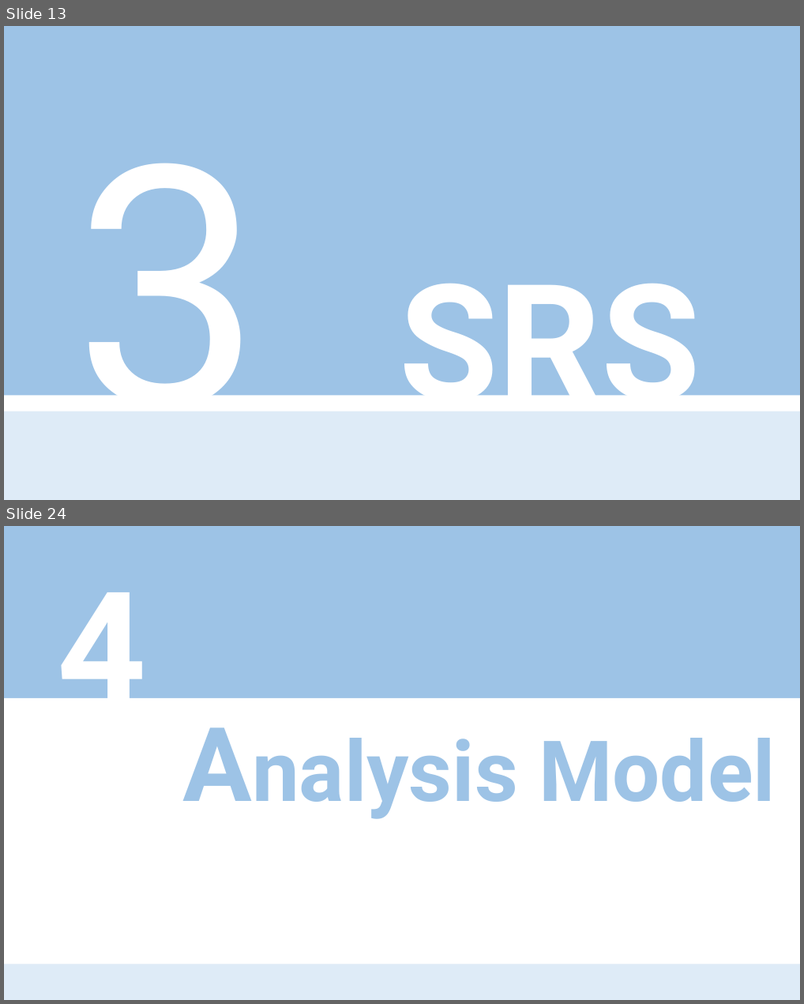
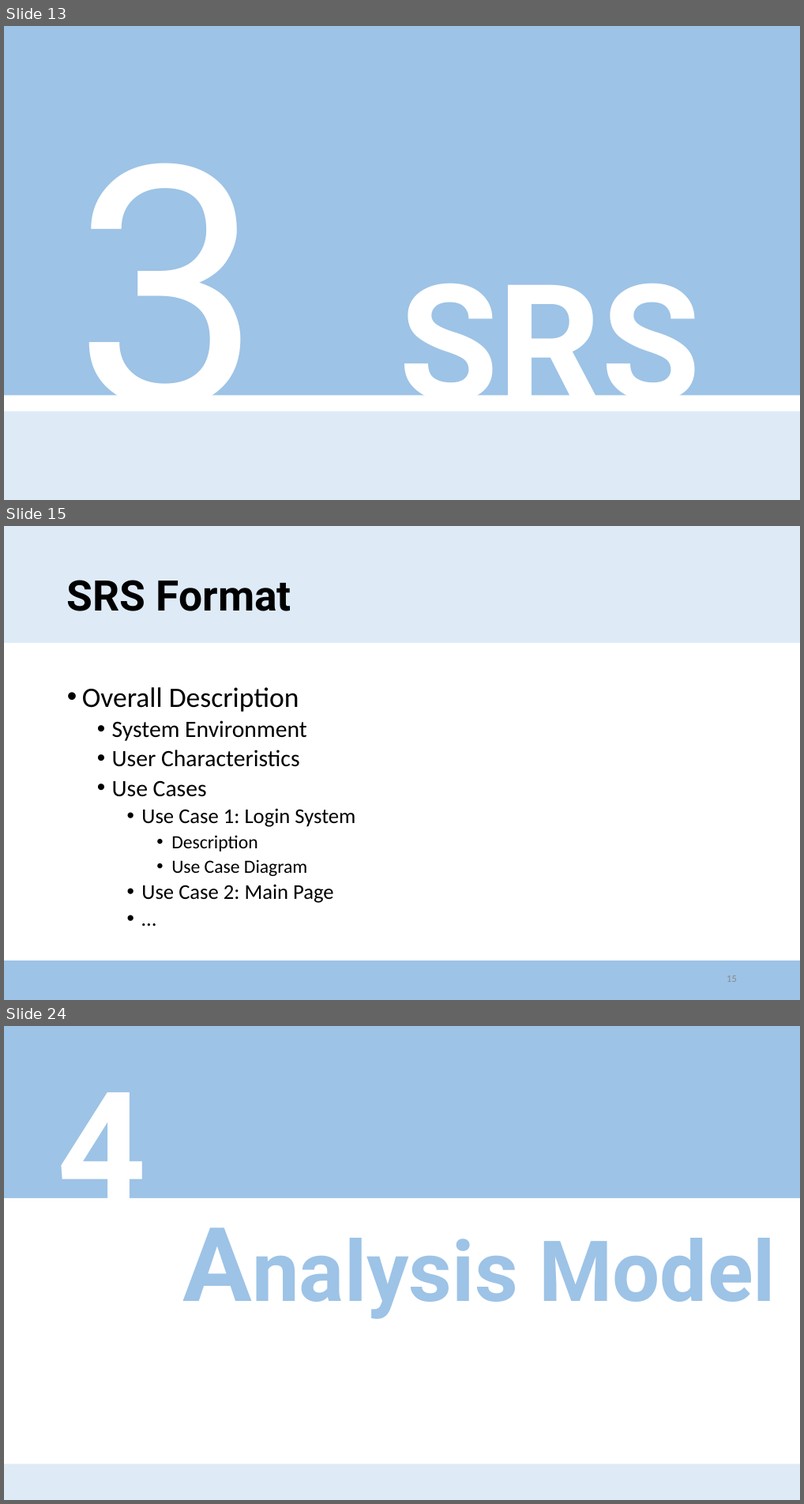
Before and after one commit to zeca9189/2016CSE406project, a slide deck: Intermediate Presentation/Presentation_AhnYounGeun.pptx. Shown one above the other, each under a label of ours: slides 13 and 24 before the commit, slides 13, 15 and 24 after it; the slides between them are not shown. The pictures are 804x1004 and 804x1504 pixels, drawn with LibreOffice and Linux fonts; fonts in the diff are those of the drawing. Boxes give left, top, right and bottom in pixels: in the first picture for what was removed or moved away, otherwise in the second. Text is boxed around its words. In the diff, an @@ line names an element or a change of style, - is before the commit and + after.

```diff
--- a/Intermediate Presentation/Presentation_AhnYounGeun.pptx
+++ b/Intermediate Presentation/Presentation_AhnYounGeun.pptx
@@ slide 15 added at bbox=[4, 526, 800, 1000], background #FFFFFF @@
@@ rectangle added at bbox=[4, 526, 800, 643], fill #DEEBF7 @@
@@ rectangle added at bbox=[4, 526, 800, 643], fill #DEEBF7 @@
@@ title added at bbox=[67, 580, 292, 611], 36 pt, text #000000, bold @@
+SRS Format
@@ text added at bbox=[82, 687, 356, 903], 20 pt, text #000000 @@
+• Overall Description
+  • System Environment
+  • User Characteristics
+  • Use Cases
+    • Use Case 1: Login System
+      • Description
+      • Use Case Diagram
+    • Use Case 2: Main Page
+    • …
@@ rectangle added at bbox=[4, 960, 800, 1000], fill #9DC3E6 @@
@@ page number added at bbox=[727, 976, 737, 982], 8.5 pt, text #8C8C8C @@
+15
```
Also in this commit, not shown: 8 slides changed, 8 other slides added, 15 slides removed, 17 other files.
